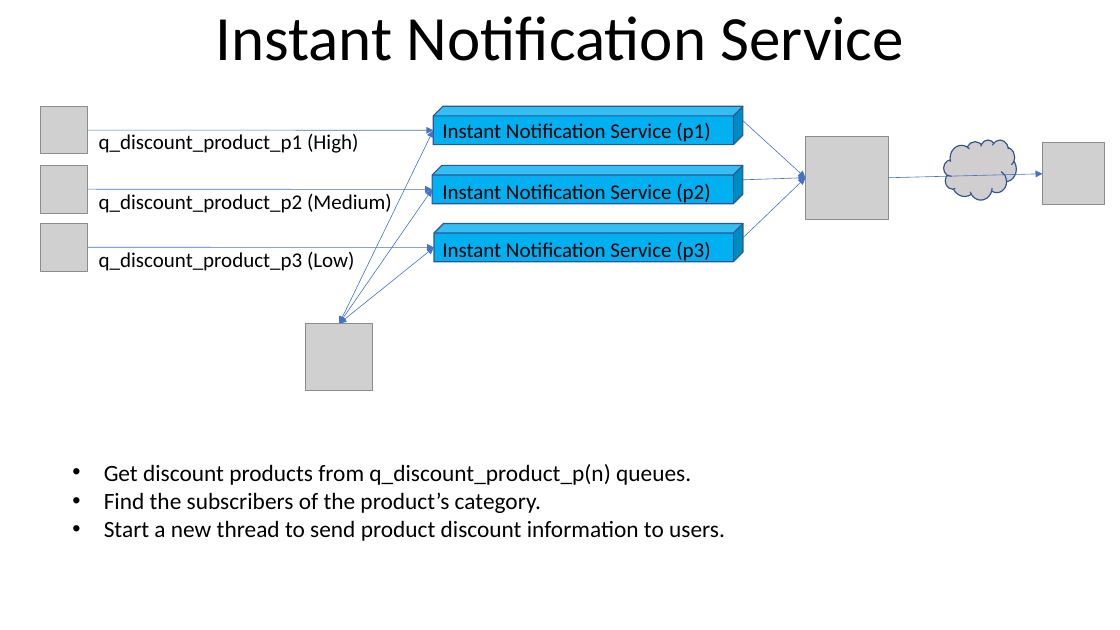
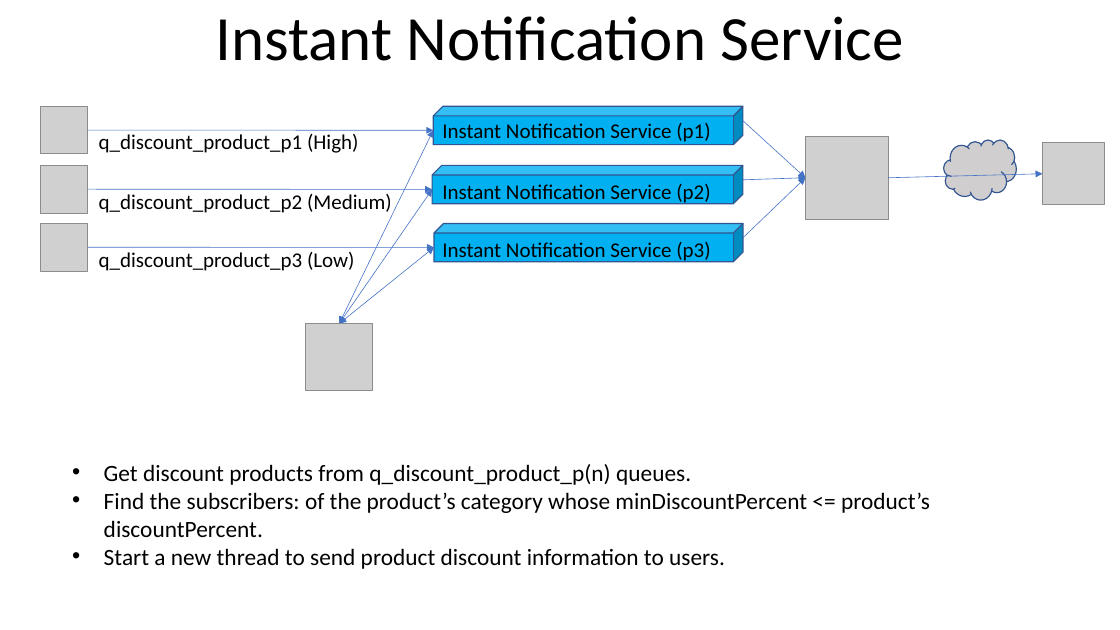
Before and after one commit to youhusky/price-monitoring-system, a slide deck: slide 9 of PriceMonitoringDesign.pptx. Drawn at 1120x630 pixels with LibreOffice and Linux fonts; fonts in the diff are those of the drawing; grey boxes stand for pictures. Boxes give left, top, right and bottom in pixels: in the first picture for what was removed or moved away, otherwise in the second. Text is boxed around its words. In the diff, an @@ line names an element or a change of style, - is before the commit and + after.

Commit message:
Update subscribe category APis

```diff
--- a/PriceMonitoringDesign.pptx
+++ b/PriceMonitoringDesign.pptx
@@ text at <box>104,492,930,537</box>: text changed @@
-• Find the subscribers of the product’s category.
+• Find the subscribers: of the product’s category whose minDiscountPercent <= product’s discountPercent.
```
Also in this commit, not shown: 3 other slides changed, 1 other file.
